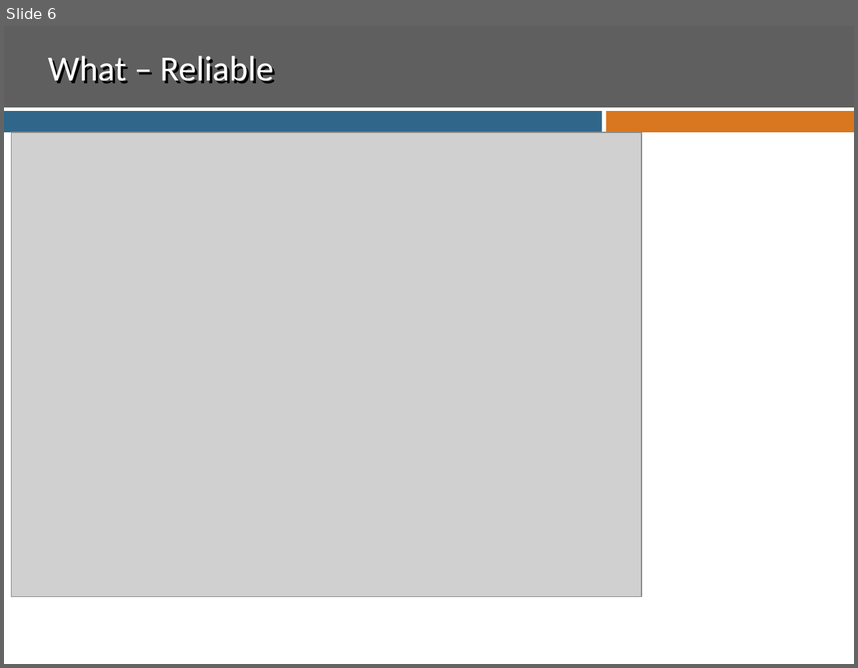
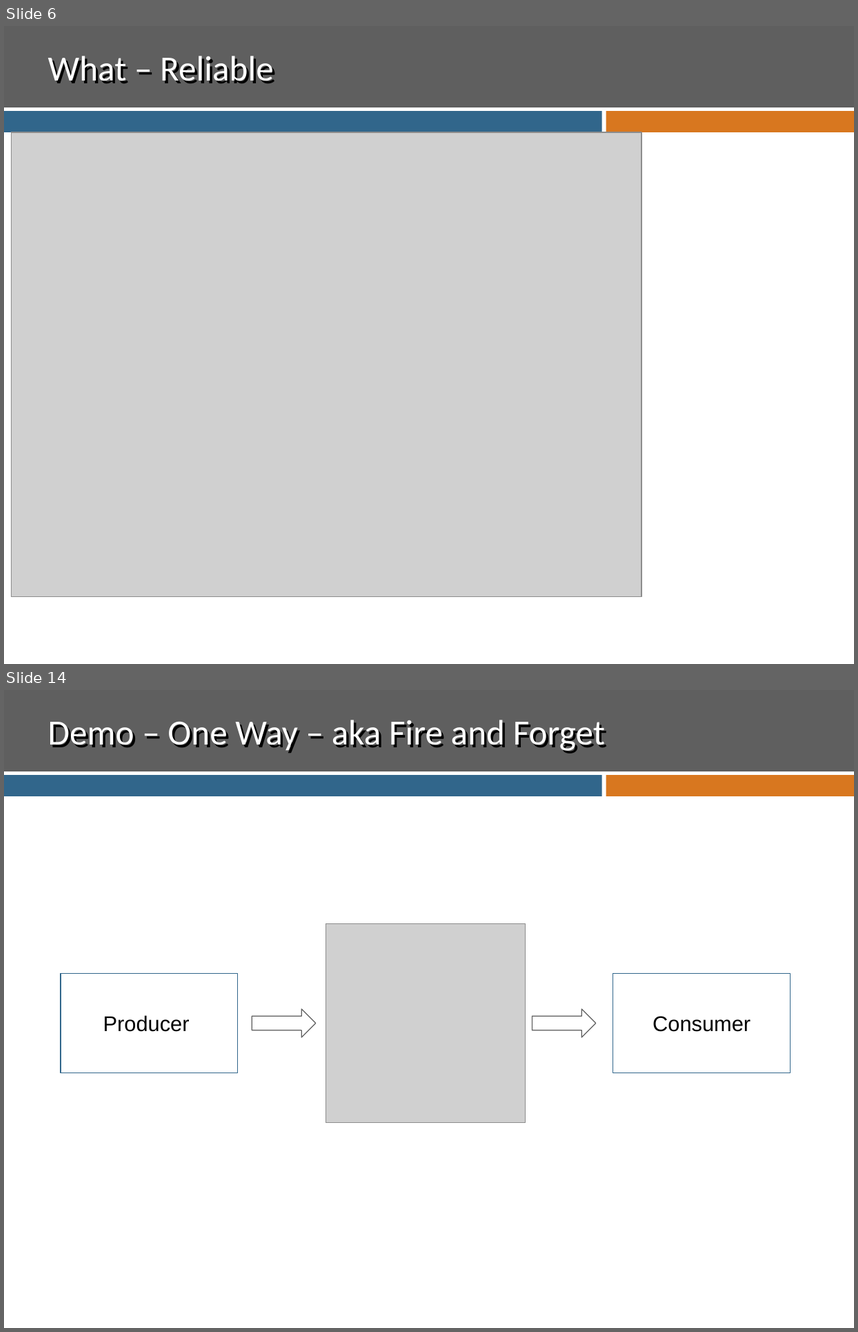
Before and after one commit to ssuing8825/MessagingDemo, a slide deck: Presentation.pptx. Shown one above the other, each under a label of ours: slide 6 before the commit, slides 6 and 14 after it; the slides between them are not shown. The pictures are 858x668 and 858x1332 pixels, drawn with LibreOffice and Linux fonts; fonts in the diff are those of the drawing; grey boxes stand for pictures; background and template pictures are left out. Boxes give left, top, right and bottom in pixels: in the first picture for what was removed or moved away, otherwise in the second. Text is boxed around its words. In the diff, an @@ line names an element or a change of style, - is before the commit and + after.

```diff
--- a/Presentation.pptx
+++ b/Presentation.pptx
@@ slide 14 added at (x1=4, y1=690, x2=854, y2=1328), background #FFFFFF; not listed: 3 template elements that a slide beside it also shows @@
@@ title added at (x1=48, y1=720, x2=605, y2=753), 30 pt, text #FFFFFF @@
+Demo – One Way – aka Fire and Forget
@@ picture added at (x1=326, y1=923, x2=525, y2=1122) @@
@@ rectangle added at (x1=61, y1=973, x2=238, y2=1072), outline #31668B 0.75 pt, 18 pt, text #000000 @@
+Producer
@@ rectangle added at (x1=613, y1=973, x2=791, y2=1072), outline #31668B 0.75 pt, 18 pt, text #000000 @@
+Consumer
@@ right arrow added at (x1=252, y1=1009, x2=316, y2=1037), outline #5F5F5F 0.75 pt @@
@@ right arrow added at (x1=532, y1=1009, x2=595, y2=1037), outline #5F5F5F 0.75 pt @@
```
Also in this commit, not shown: 8 slides changed, 2 other slides added, 1 slide removed.
